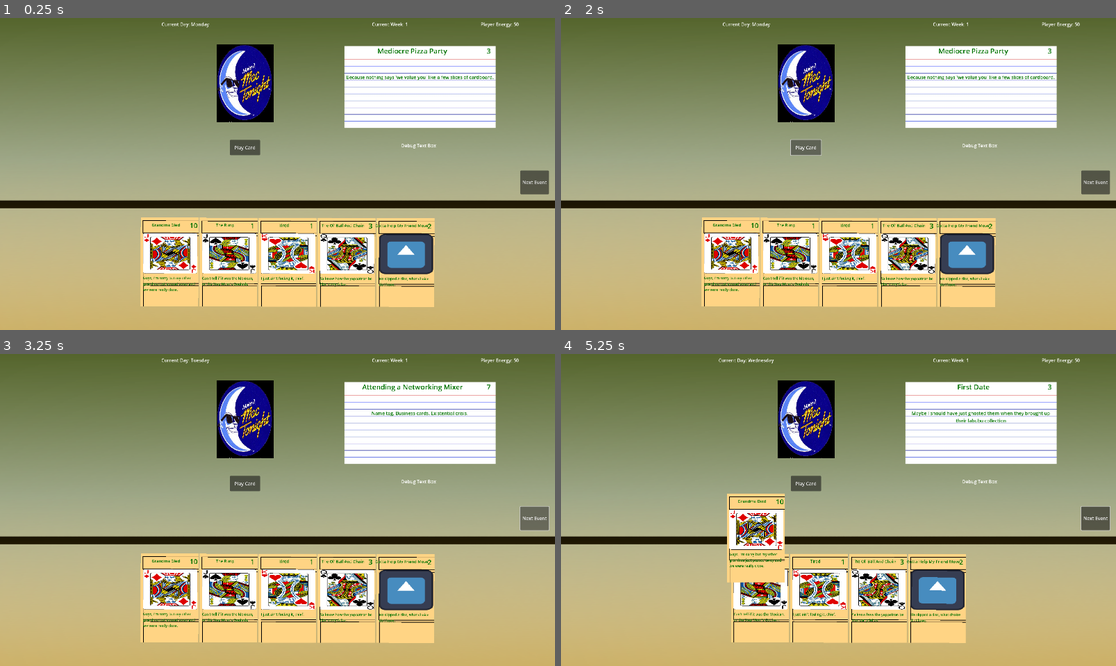
Above: before the commit, frames 1-4 (two rows, left to right).
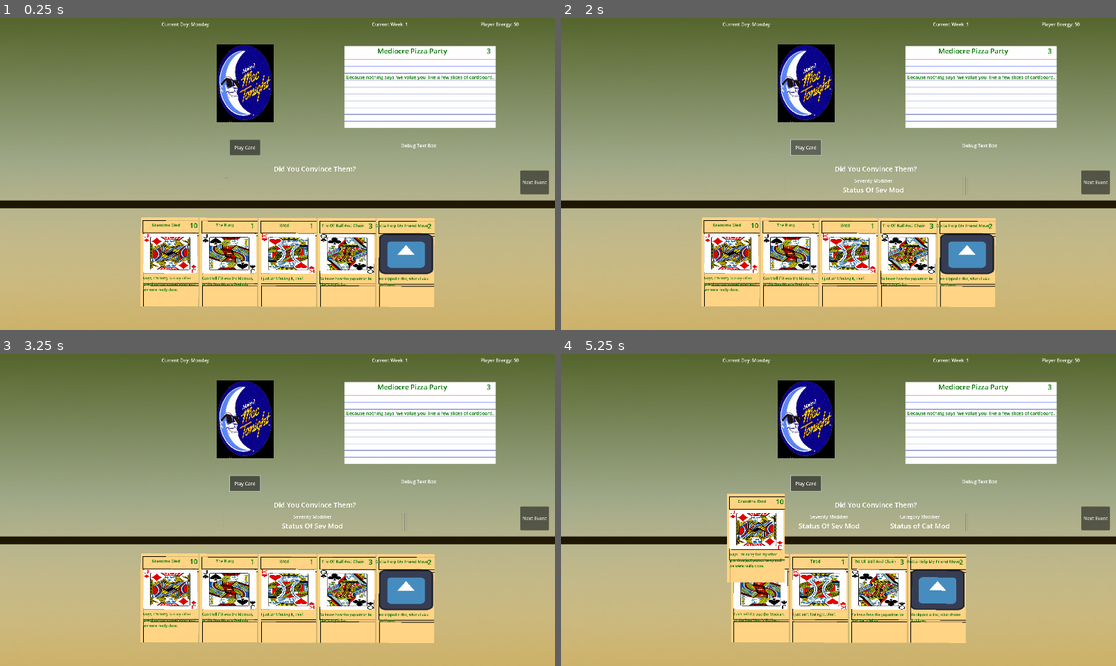
Above: after the commit, the same moments.

Repository: ConstantinBalan/excuse-me
Game: Godot game, scene res://Main Scenes/Apartment/apartment.tscn
The game is run twice, just before and just after one commit, with the same random seed, the same clock (stepped at 60 frames per second) and the same inputs. The engine's default icon, where the game draws it, is replaced by a stand-in: a white triangle on a blue panel in a dark square.
Inputs (mouse positions are in pixels of both pictures, inside the frame that each line leads up to):
- Up to frame 1 (0.25 s): no input
- Up to frame 2 (2 s): click "Play Card" at 0.5 s; click "Play Card" at 1.25 s
- Up to frame 3 (3.25 s): click "Next Event" at 2 s; click "Next Event" at 2.75 s
- Up to frame 4 (5.25 s): click "Play Card" at 3.5 s; click "Next Event" at 4.25 s; tap Enter at 5 s; drag from (733, 597) to (805, 419) at 5.02 s

The runs differ from the first frame. In frame 1, 0.1% of the frame differs, in the area x 40-65%, y 47-52%; in frame 2, 0.2%; in frame 3, 0.8%; in frame 4, 0.9%, in the area x 28-99%, y 1-57%.

Commit message:
Added success check pop up

Diff:
--- a/Main Scenes/Apartment/apartment.tscn
+++ b/Main Scenes/Apartment/apartment.tscn
@@ -14,6 +14,7 @@
 [ext_resource type="Resource" uid="uid://byp6slx5qot5u" path="res://Resources/Card Types/Family Excuses/the_ol_ball_and_chain.tres" id="7_v06vk"]
 [ext_resource type="PackedScene" uid="uid://dxxx2prbs8u6j" path="res://game_objects/event/event_ui.tscn" id="9_jhlk3"]
 [ext_resource type="Resource" uid="uid://c8wabxfd62bq7" path="res://Resources/Card Types/Friend Excuses/gotta_help_friend_move.tres" id="13_sxvck"]
+[ext_resource type="PackedScene" uid="uid://7e4ru3ywfscn" path="res://game_objects/success_check_pop_up/success_check_pop_up.tscn" id="15_gibmg"]
 
 [sub_resource type="RectangleShape2D" id="RectangleShape2D_s7ihx"]
 size = Vector2(118, 184)
@@ -152,4 +153,10 @@
 size_flags_stretch_ratio = 0.2
 text = "Energy"
 
+[node name="SuccessCheckPopUp" parent="UI" instance=ExtResource("15_gibmg")]
+offset_left = 769.0
+offset_top = 505.0
+offset_right = 769.0
+offset_bottom = 505.0
+
 [connection signal="pressed" from="UI/NextEventButton" to="." method="_on_next_event_button_pressed"]
--- a/autoloads/game_signals.gd
+++ b/autoloads/game_signals.gd
@@ -5,3 +5,9 @@
 signal card_removed(card: Card)
 
 signal event_played_status(energy_lost: int)
+
+
+#
+signal severity_result(result_amount: float)
+signal category_result(result_amount: float)
+signal keywords_result(result_amount: float)
--- a/game_objects/card_played_calculator/card_played_calculator.gd
+++ b/game_objects/card_played_calculator/card_played_calculator.gd
@@ -30,6 +30,8 @@
 
 	# Check severity comparison
 	severity_modifier = severity_calculator(played_card, event)
+	var sev_int: int = int(severity_modifier)
+	GameSignals.severity_result.emit(sev_int)
 	if severity_modifier != 0.0:
 		print_rich("[color=yellow][i]Severity Modifier applied: %.2f[/i][/color]" % severity_modifier)
 	final_success += severity_modifier
--- /dev/null
+++ b/game_objects/success_check_pop_up/success_check_pop_up.gd
@@ -0,0 +1,37 @@
+extends Control
+
+# Labels
+@onready var severity_modifier: Label = %StatusOfSeverityModifier
+@onready var category_modifier: Label = %StatusOfCategoryModifier
+@onready var keywords_matched: Label = %NumberOfMatchedKeyWords
+
+# Containers
+@onready var severity_container: VBoxContainer = %SeverityContainer
+@onready var category_container: VBoxContainer = %CategoryContainer
+@onready var keywords_container: VBoxContainer = %KeywordsContainer
+
+func _ready() -> void:
+	severity_container.hide()
+	category_container.hide()
+	keywords_container.hide()
+	await get_tree().create_timer(1.0).timeout
+	print("getting ready to show the columns")
+	await get_tree().create_timer(1.0).timeout
+	severity_container.show()
+	await get_tree().create_timer(3.0).timeout
+	category_container.show()
+	await get_tree().create_timer(3.0).timeout
+	keywords_container.show()
+	connect_signals()
+
+
+func connect_signals():
+	pass
+
+
+func show_success_check():
+	show()
+
+
+func hide_sucess_check():
+	hide()
--- /dev/null
+++ b/game_objects/success_check_pop_up/success_check_pop_up.tscn
@@ -0,0 +1,95 @@
+[gd_scene load_steps=2 format=3 uid="uid://7e4ru3ywfscn"]
+
+[ext_resource type="Script" uid="uid://c5enj7hvwb1t8" path="res://game_objects/success_check_pop_up/success_check_pop_up.gd" id="1_wmbuv"]
+
+[node name="SuccessCheckPopUp" type="Control"]
+layout_mode = 3
+anchors_preset = 15
+anchor_right = 1.0
+anchor_bottom = 1.0
+grow_horizontal = 2
+grow_vertical = 2
+script = ExtResource("1_wmbuv")
+
+[node name="VBoxContainer" type="VBoxContainer" parent="."]
+custom_minimum_size = Vector2(640, 0)
+layout_mode = 0
+offset_right = 40.0
+offset_bottom = 40.0
+
+[node name="DidYouConvinceThemLabel" type="Label" parent="VBoxContainer"]
+layout_mode = 2
+theme_override_font_sizes/font_size = 24
+text = "Did You Convince Them?"
+horizontal_alignment = 1
+
+[node name="HSeparator" type="HSeparator" parent="VBoxContainer"]
+layout_mode = 2
+
+[node name="HBoxContainer" type="HBoxContainer" parent="VBoxContainer"]
+layout_mode = 2
+
+[node name="VSeparator3" type="VSeparator" parent="VBoxContainer/HBoxContainer"]
+layout_mode = 2
+
+[node name="SeverityContainer" type="VBoxContainer" parent="VBoxContainer/HBoxContainer"]
+unique_name_in_owner = true
+layout_mode = 2
+size_flags_horizontal = 3
+
+[node name="SeverityModifierLabel" type="Label" parent="VBoxContainer/HBoxContainer/SeverityContainer"]
+layout_mode = 2
+size_flags_vertical = 3
+text = "Severity Modifier"
+horizontal_alignment = 1
+
+[node name="StatusOfSeverityModifier" type="Label" parent="VBoxContainer/HBoxContainer/SeverityContainer"]
+unique_name_in_owner = true
+layout_mode = 2
+size_flags_vertical = 3
+theme_override_font_sizes/font_size = 24
+text = "Status Of Sev Mod"
+horizontal_alignment = 1
+
+[node name="VSeparator" type="VSeparator" parent="VBoxContainer/HBoxContainer"]
+layout_mode = 2
+
+[node name="CategoryContainer" type="VBoxContainer" parent="VBoxContainer/HBoxContainer"]
+unique_name_in_owner = true
+layout_mode = 2
+size_flags_horizontal = 3
+
+[node name="CategoryModifierLabel" type="Label" parent="VBoxContainer/HBoxContainer/CategoryContainer"]
+layout_mode = 2
+text = "Category Modifier"
+horizontal_alignment = 1
+
+[node name="StatusOfCategoryModifier" type="Label" parent="VBoxContainer/HBoxContainer/CategoryContainer"]
+unique_name_in_owner = true
+layout_mode = 2
+theme_override_font_sizes/font_size = 24
+text = "Status of Cat Mod"
+horizontal_alignment = 1
+
+[node name="VSeparator2" type="VSeparator" parent="VBoxContainer/HBoxContainer"]
+layout_mode = 2
+
+[node name="KeywordsContainer" type="VBoxContainer" parent="VBoxContainer/HBoxContainer"]
+unique_name_in_owner = true
+layout_mode = 2
+size_flags_horizontal = 3
+
+[node name="KeyWordsMatchedLabel" type="Label" parent="VBoxContainer/HBoxContainer/KeywordsContainer"]
+layout_mode = 2
+text = "Key Words Matched"
+horizontal_alignment = 1
+
+[node name="NumberOfMatchedKeyWords" type="Label" parent="VBoxContainer/HBoxContainer/KeywordsContainer"]
+unique_name_in_owner = true
+layout_mode = 2
+theme_override_font_sizes/font_size = 24
+text = "Matched Words"
+horizontal_alignment = 1
+
+[node name="VSeparator4" type="VSeparator" parent="VBoxContainer/HBoxContainer"]
+layout_mode = 2
Not shown: 1 places in Main Scenes/Apartment/apartment.tscn that only renumber resources
Binary file added: assets/category-symbols-featuring-square-grids-600nw-2614452525.webp
Not shown, added: assets/category-symbols-featuring-square-grids-600nw-2614452525.webp.import
Binary file added: assets/pictogram-warning-triangle-exclamation-mark-260nw-2332189949.webp
Not shown, added: assets/pictogram-warning-triangle-exclamation-mark-260nw-2332189949.webp.import
Not shown, added: game_objects/success_check_pop_up/success_check_pop_up.gd.uid
